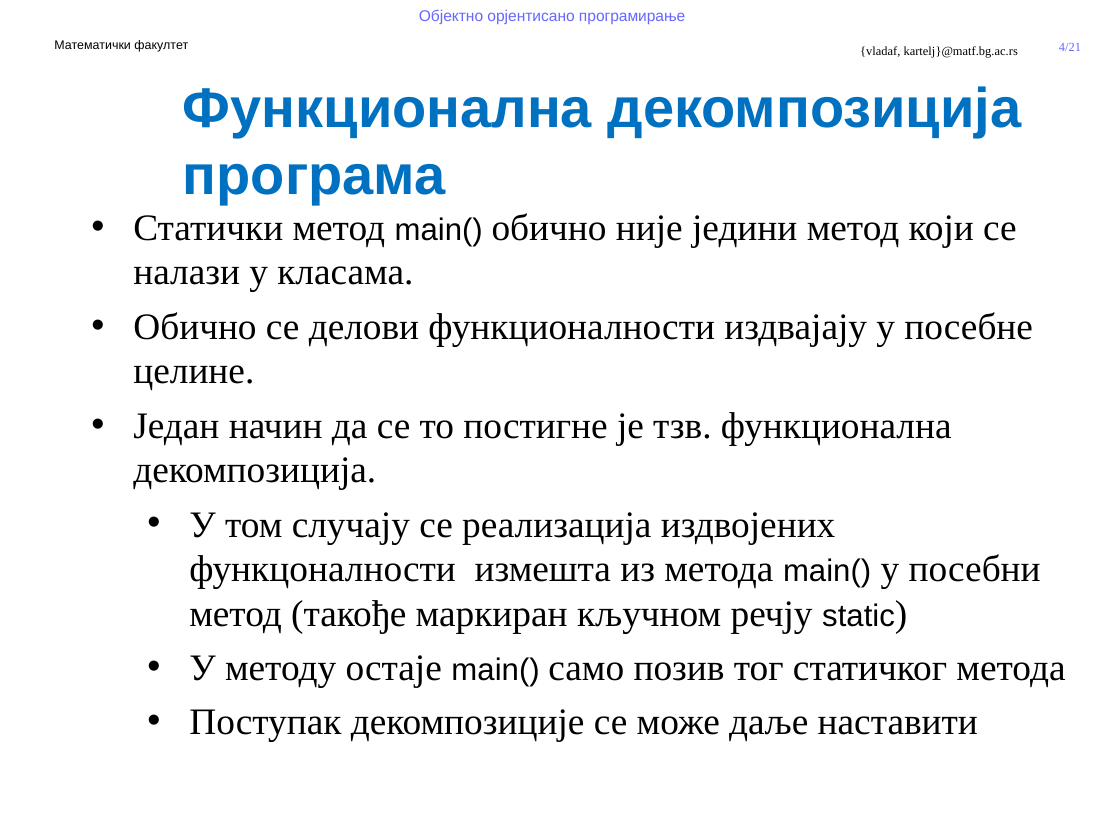
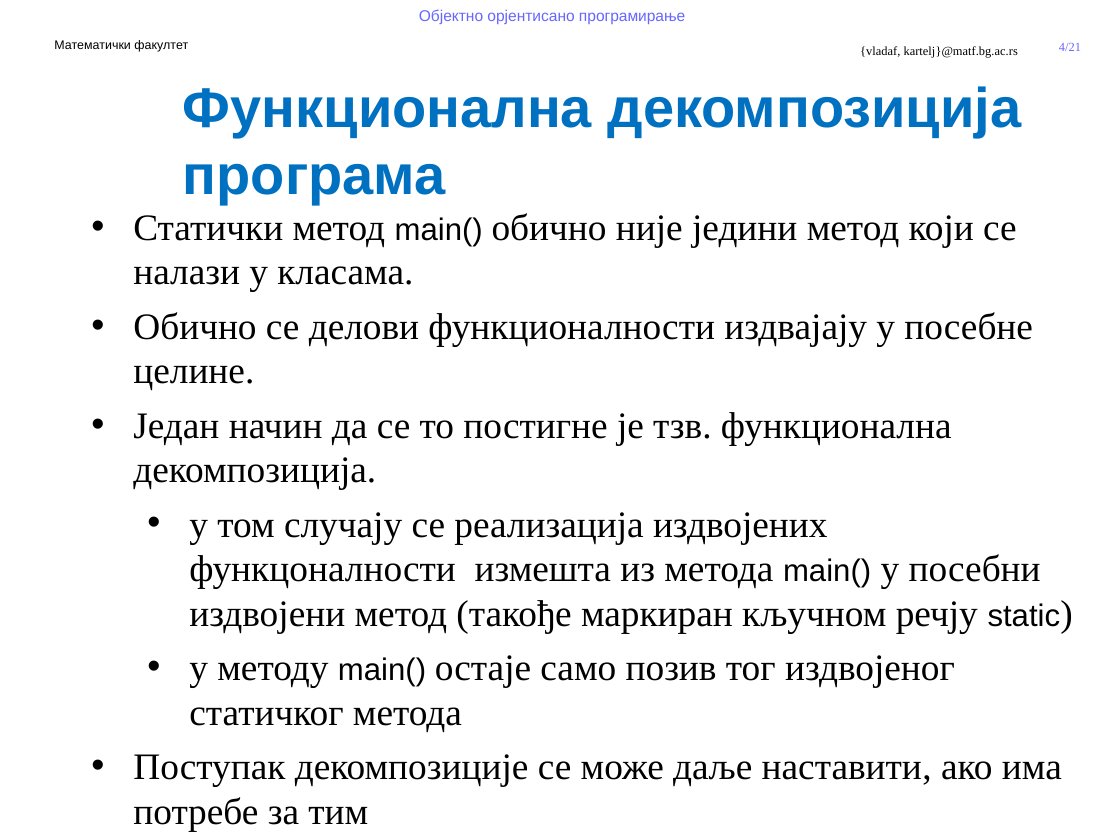
Before and after one commit to MatfOOP/OOP, a slide deck: slide 4 of predavanja/prezentacije/OOP07-1-Predefinisani tipovi u Javi.pptx. Drawn at 1120x840 pixels with LibreOffice and Linux fonts; fonts in the diff are those of the drawing; background and template pictures are left out. Boxes give left, top, right and bottom in pixels: in the first picture for what was removed or moved away, otherwise in the second. Text is boxed around its words. In the diff, an @@ line names an element or a change of style, - is before the commit and + after.

```diff
--- a/predavanja/prezentacije/OOP07-1-Predefinisani tipovi u Javi.pptx
+++ b/predavanja/prezentacije/OOP07-1-Predefinisani tipovi u Javi.pptx
@@ text at <box>133,512,1062,831</box>: text changed @@
-  • У том случају се реализација издвојених функцоналности измешта из метода main() у посебни метод (такође маркиран кључном речју static)
-  • У методу остаје main() само позив тог статичког метода
-  • Поступак декомпозиције се може даље наставити
+  • у том случају се реализација издвојених функцоналности измешта из метода main() у посебни издвојени метод (такође маркиран кључном речју static)
+  • у методу main() остаје само позив тог издвојеног статичког метода
+• Поступак декомпозиције се може даље наставити, ако има потребе за тим
```
Also in this commit, not shown: 5 other slides changed, 8 other files.
